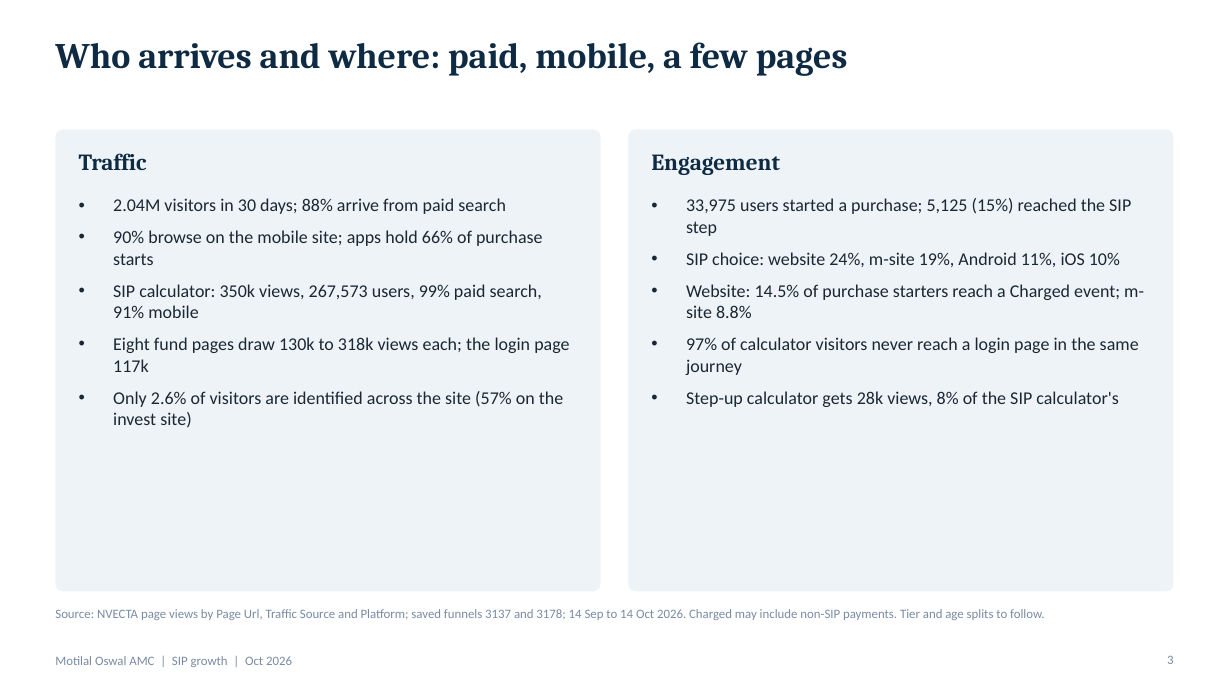
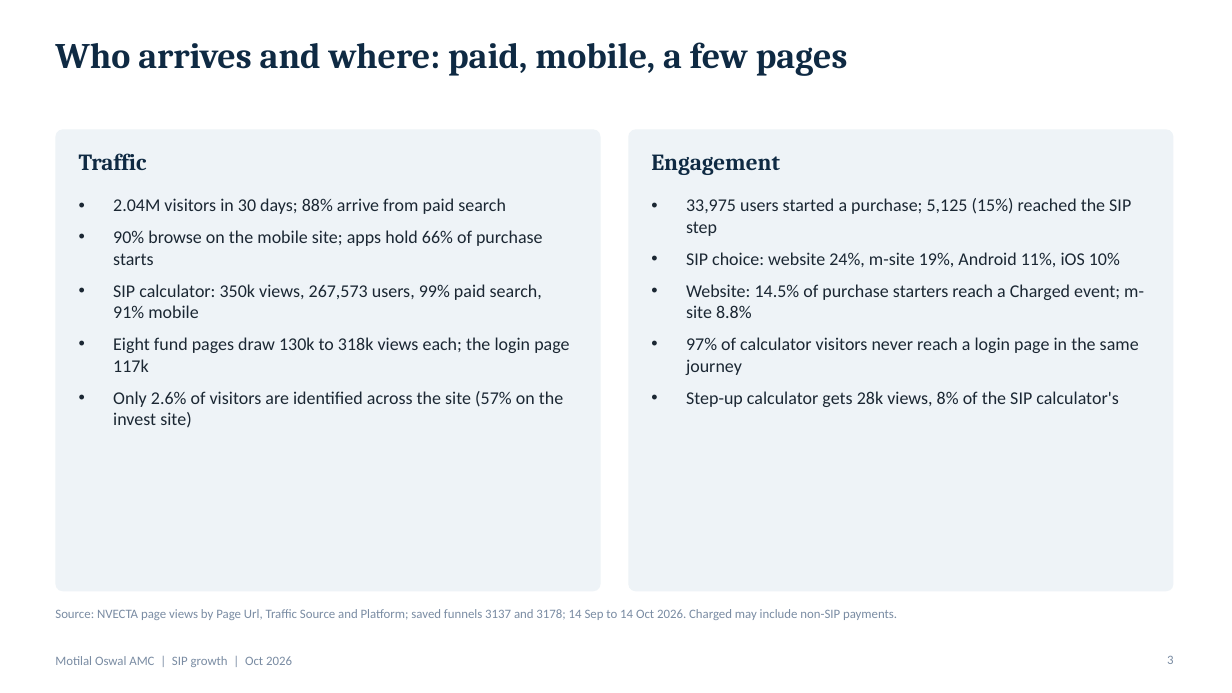
Before and after one commit to mandy7/Projects, a slide deck: slide 3 of SIP_Growth_Programme.pptx. Drawn at 1232x693 pixels with LibreOffice and Linux fonts; fonts in the diff are those of the drawing. Boxes give left, top, right and bottom in pixels: in the first picture for what was removed or moved away, otherwise in the second. Text is boxed around its words. In the diff, an @@ line names an element or a change of style, - is before the commit and + after.

```diff
--- a/SIP_Growth_Programme.pptx
+++ b/SIP_Growth_Programme.pptx
@@ text at box(55, 609, 897, 620): text changed @@
-Source: NVECTA page views by Page Url, Traffic Source and Platform; saved funnels 3137 and 3178; 14 Sep to 14 Oct 2026. Charged may include non-SIP payments. Tier and age splits to follow.
+Source: NVECTA page views by Page Url, Traffic Source and Platform; saved funnels 3137 and 3178; 14 Sep to 14 Oct 2026. Charged may include non-SIP payments.
```
Also in this commit, not shown: 6 other slides changed, 1 slide added.
